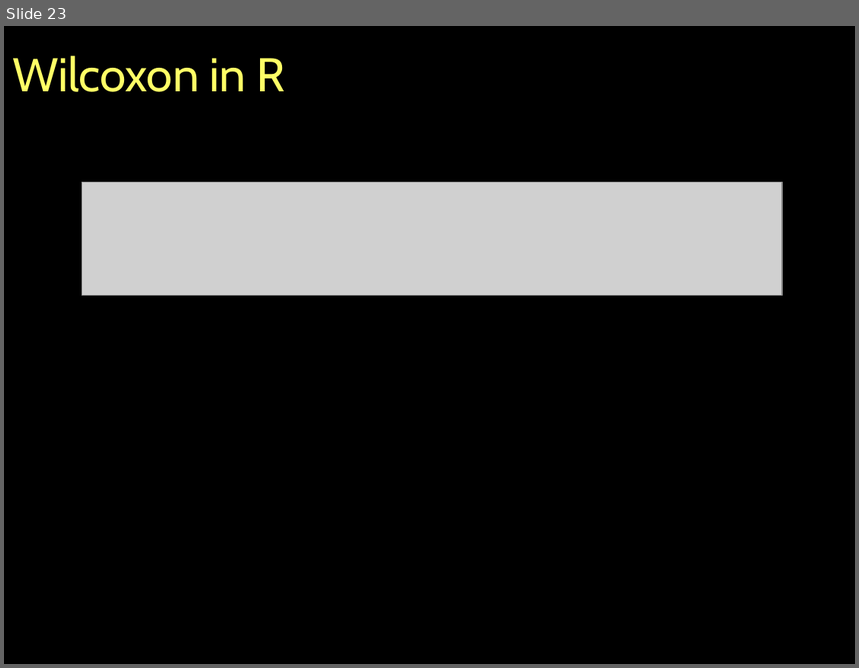
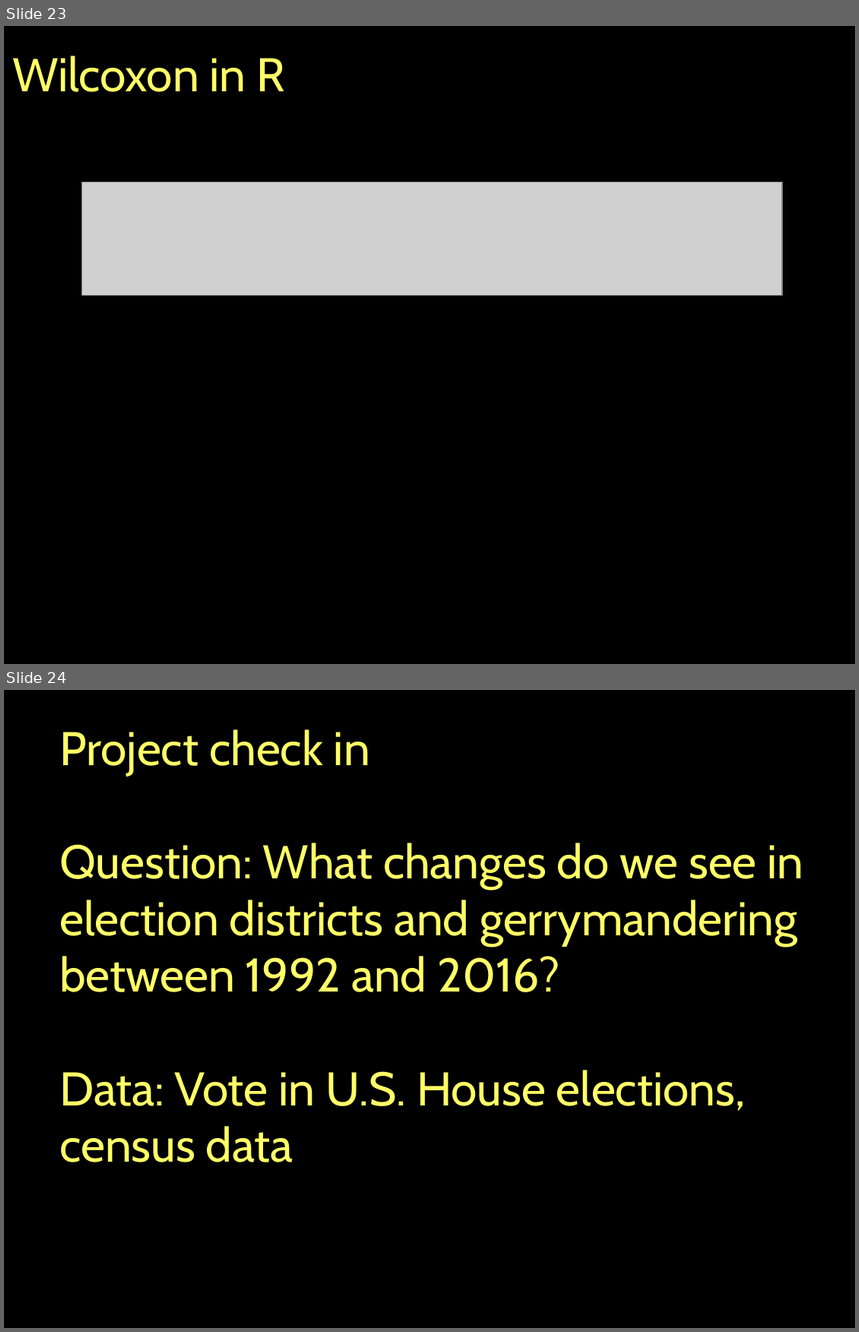
Before and after one commit to jshannon75/geog4300, a slide deck: Slides/Geog4300 Fa17 Lecture 11-2 Wilcoxon Normality.pptx. Shown one above the other, each under a label of ours: slide 23 before the commit, slides 23 and 24 after it. The pictures are 859x668 and 859x1332 pixels, drawn with LibreOffice and Linux fonts; fonts in the diff are those of the drawing; grey boxes stand for pictures. Boxes give left, top, right and bottom in pixels: in the first picture for what was removed or moved away, otherwise in the second. Text is boxed around its words. In the diff, an @@ line names an element or a change of style, - is before the commit and + after.

Commit message:
Lab 5 and other data

```diff
--- a/Slides/Geog4300 Fa17 Lecture 11-2 Wilcoxon Normality.pptx
+++ b/Slides/Geog4300 Fa17 Lecture 11-2 Wilcoxon Normality.pptx
@@ slide 24 added at (4,690,855,1328), background #000000 @@
@@ text added at (60,730,804,1163), 40 pt, text #FFFF66 @@
+Project check in
+Question: What changes do we see in election districts and gerrymandering between 1992 and 2016?
+Data: Vote in U.S. House elections, census data
```
Also in this commit, not shown: 2 other slides added, 10 other files.
